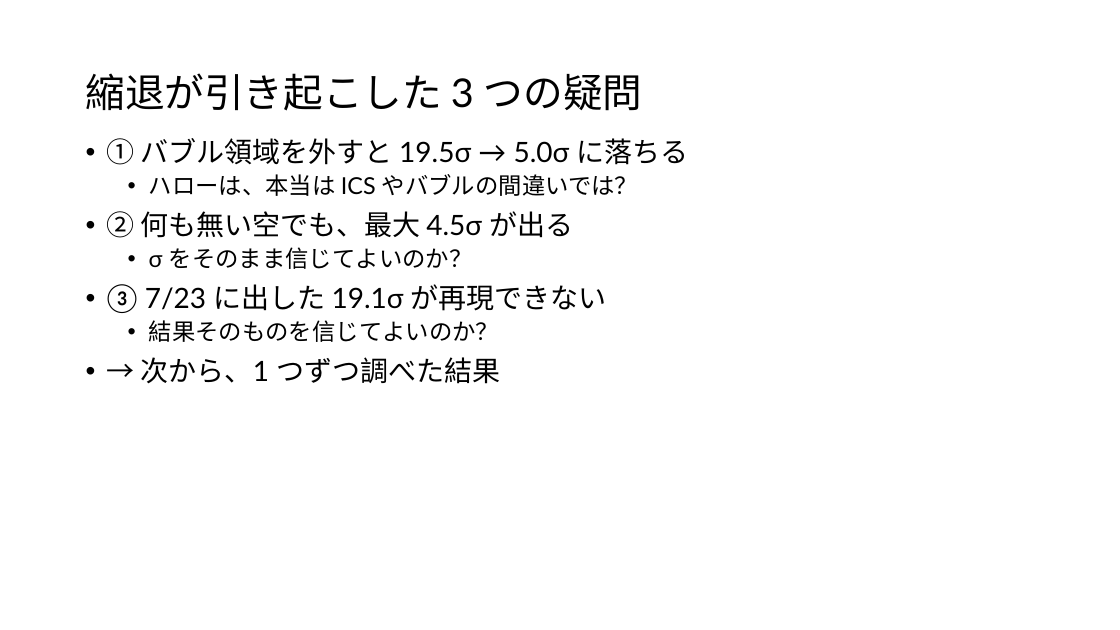
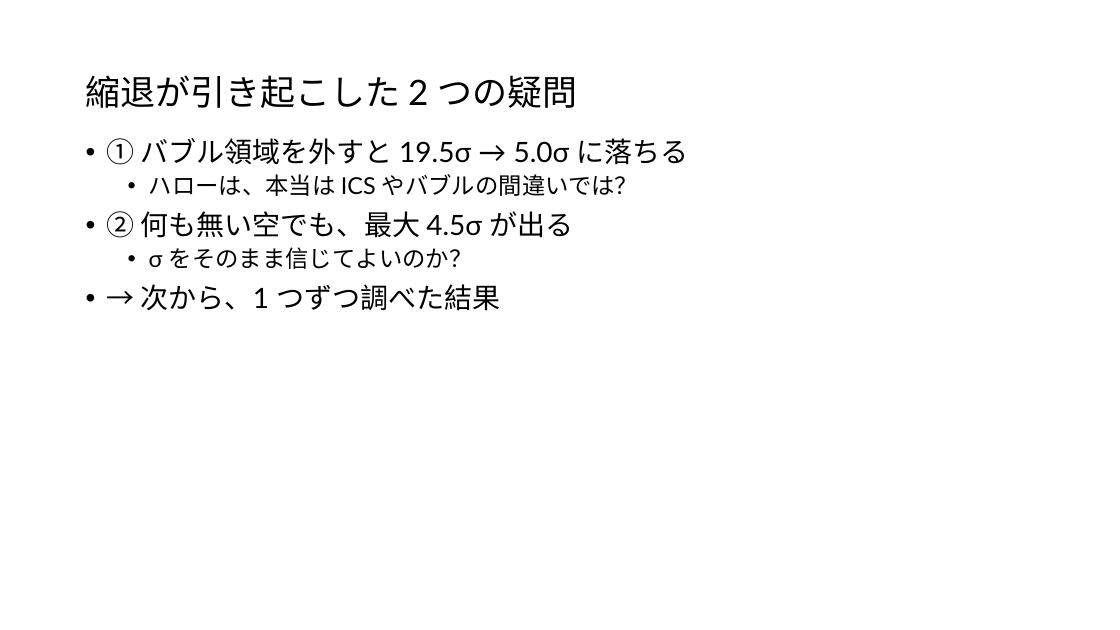
Before and after one commit to Mikann20041029/darkmatter-slides, a slide deck: slide 26 of slides/2026-10-02_研究進捗報告_claude.pptx (slide 24 before the commit). Drawn at 1120x630 pixels with LibreOffice and Linux fonts; fonts in the diff are those of the drawing. Boxes give left, top, right and bottom in pixels: in the first picture for what was removed or moved away, otherwise in the second. Text is boxed around its words. In the diff, an @@ line names an element or a change of style, - is before the commit and + after.

```diff
--- a/slides/2026-10-02_研究進捗報告_claude.pptx
+++ b/slides/2026-10-02_研究進捗報告_claude.pptx
@@ title at <box>85,75,577,108</box>: text changed; size 34 to 30 pt @@
-縮退が引き起こした 3 つの疑問
+縮退が引き起こした 2 つの疑問
@@ text at <box>107,284,607,342</box>: paragraphs removed @@
-• ③ 7/23 に出した 19.1σ が再現できない
-  • 結果そのものを信じてよいのか？
```
Also in this commit, not shown: 6 other slides changed, 2 slides added, 1 slide removed, 1 other file.
